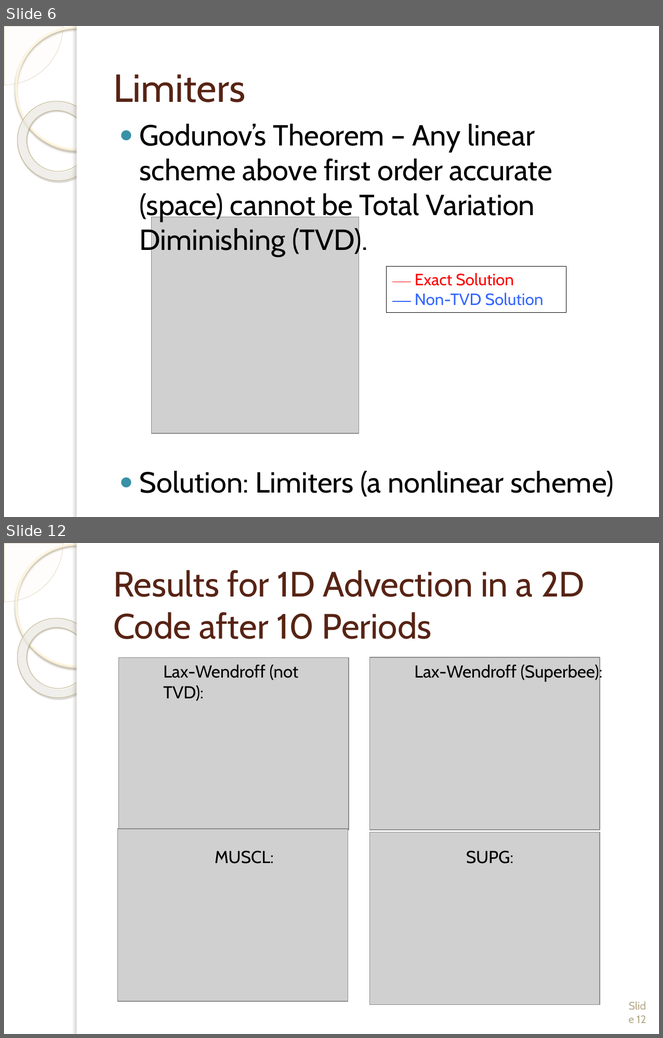
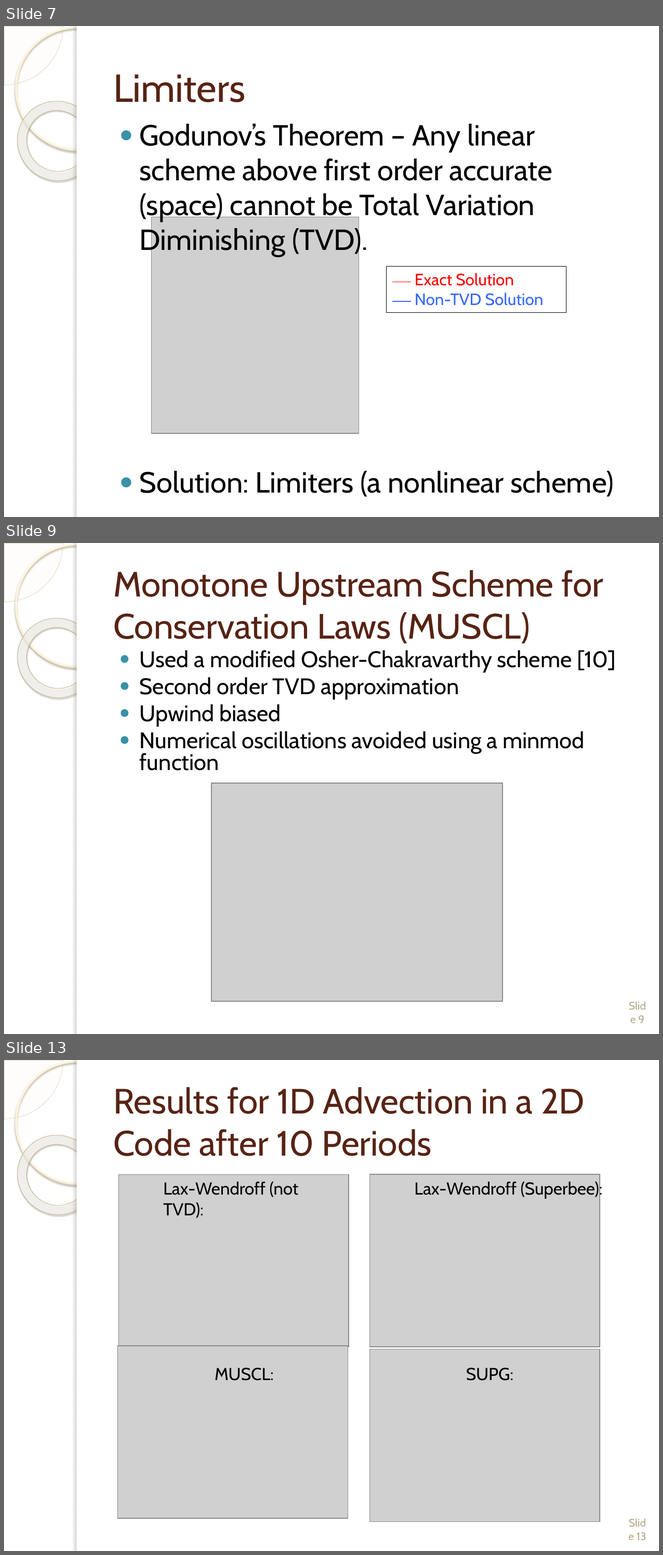
Before and after one commit to wmatern/summer_LANL, a slide deck: Final Research Presentation/Final_LongPres_Davis_Matern.pptx. Shown one above the other, each under a label of ours: slides 6 and 12 before the commit, slides 7, 9 and 13 after it; the slides between them are not shown. The pictures are 663x1038 and 663x1555 pixels, drawn with LibreOffice and Linux fonts; fonts in the diff are those of the drawing; grey boxes stand for pictures; background and template pictures are left out. Boxes give left, top, right and bottom in pixels: in the first picture for what was removed or moved away, otherwise in the second. Text is boxed around its words. In the diff, an @@ line names an element or a change of style, - is before the commit and + after.

```diff
--- a/Final Research Presentation/Final_LongPres_Davis_Matern.pptx
+++ b/Final Research Presentation/Final_LongPres_Davis_Matern.pptx
@@ slide 9 added at (4, 543, 659, 1034), background picture (left out); not listed: 5 template elements that a slide beside it also shows @@
@@ title added at (113, 570, 604, 644), 38.7 pt, text #572314 @@
+Monotone Upstream Scheme for Conservation Laws (MUSCL)
@@ text added at (140, 650, 616, 771), 24.8 pt, text #000000 @@
+● Used a modified Osher-Chakravarthy scheme [10]
+● Second order TVD approximation
+● Upwind biased
+● Numerical oscillations avoided using a minmod function
@@ picture added at (211, 783, 503, 1002) @@
@@ page number added at (638, 1016, 645, 1023), 12 pt, text #B6A98A @@
+Slide 9
@@ what was slide 6 is now slide 7 @@
@@ what was slide 12 is now slide 13 @@
@@ page number at (637, 1533, 647, 1540): text changed @@
-Slide 12
+Slide 13
```
Also in this commit, not shown: 10 slides changed, 4 other slides added, 5 slides removed, 14 other files.
